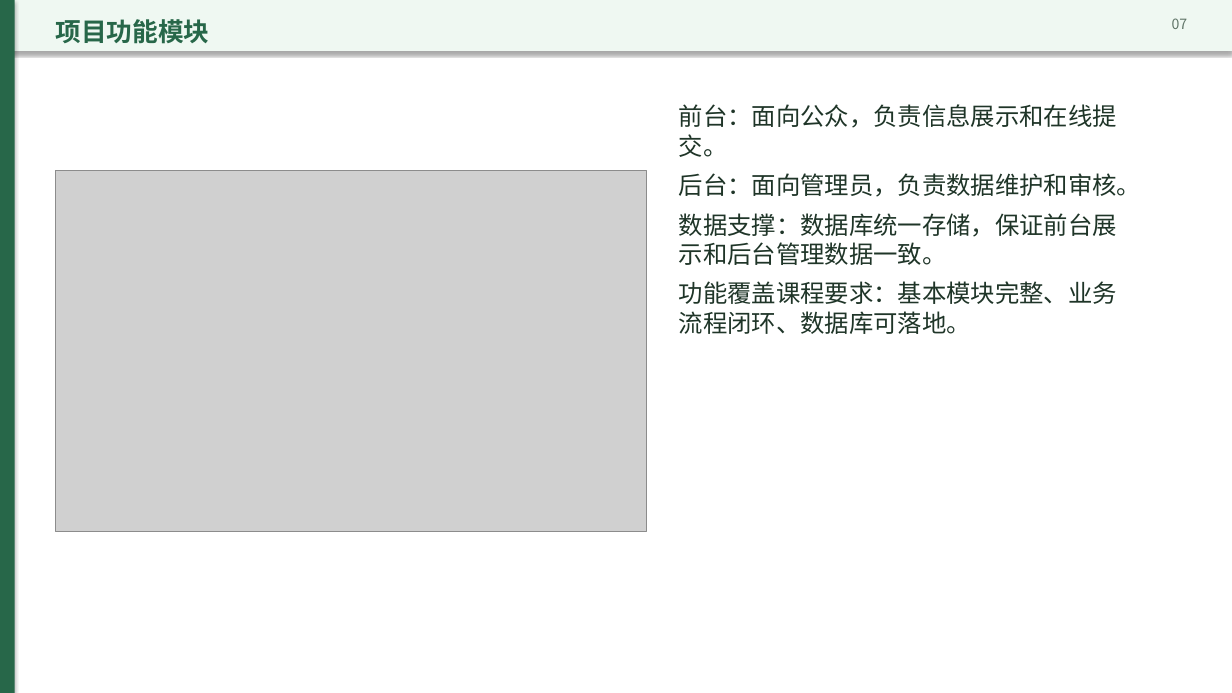
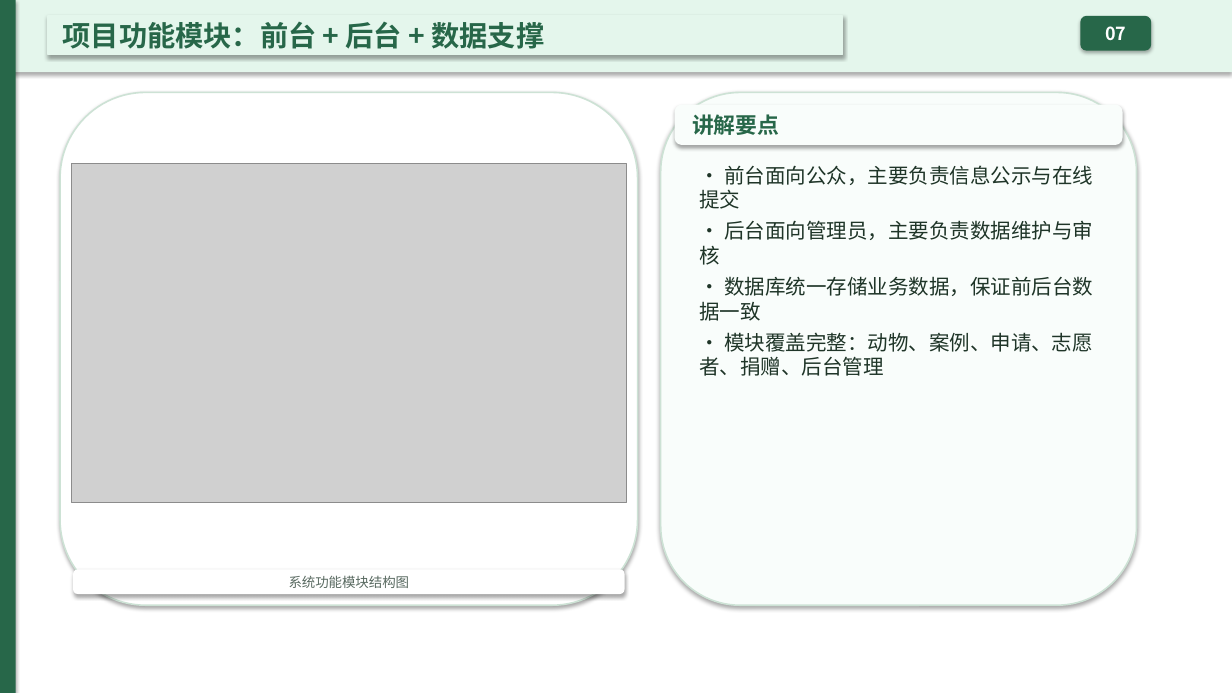
Before and after one commit to OldGuestInBreeze/shixun, a slide deck: slide 8 of stray-animal-rescue-defense.pptx. Drawn at 1232x693 pixels with LibreOffice and Linux fonts; fonts in the diff are those of the drawing; grey boxes stand for pictures. Boxes give left, top, right and bottom in pixels: in the first picture for what was removed or moved away, otherwise in the second. Text is boxed around its words. In the diff, an @@ line names an element or a change of style, - is before the commit and + after.

```diff
--- a/stray-animal-rescue-defense.pptx
+++ b/stray-animal-rescue-defense.pptx
@@ rectangle: place and size @@
-rectangle at (0, 0, 1232, 51)
+rectangle at (0, 0, 1232, 72)
@@ rectangle at (0, 0, 1232, 72): fill #EFF8F2 to #E4F6EC @@
@@ rectangle "项目功能模块：前台 + 后台 + 数据支撑": place and size @@
-rectangle "项目功能模块：前台 + 后台 + 数据支撑" at (55, 19, 209, 44)
+rectangle "项目功能模块：前台 + 后台 + 数据支撑" at (48, 16, 843, 55)
@@ rectangle "项目功能模块：前台 + 后台 + 数据支撑" at (48, 16, 843, 55): vertical alignment top to middle; fill none to #E4F6EC; outline none to #E4F6EC 1.25 pt; shadow on @@
@@ text in rectangle at (63, 22, 545, 49): text changed; size 20 to 22 pt @@
-项目功能模块
+项目功能模块：前台 + 后台 + 数据支撑
@@ rounded rectangle "07": place and size @@
-rounded rectangle "07" at (1172, 18, 1188, 29)
+rounded rectangle "07" at (1081, 17, 1151, 50)
@@ rounded rectangle "07" at (1081, 17, 1151, 50): size 11 to 14 pt, text colour #607568 to #FFFFFF, bold on; alignment right to centre; vertical alignment top to middle; fill none to #276749; outline none to #276749 1.25 pt; shadow on @@
@@ rounded rectangle added at (60, 92, 638, 605), fill #FFFFFF, outline #CDE2D5 1.25 pt @@
@@ rounded rectangle added at (661, 92, 1137, 605), fill #F9FDFB, outline #CDE2D5 1.25 pt @@
@@ rounded rectangle added at (676, 105, 1122, 144), fill #F9FDFB, outline #F9FDFB 1.25 pt, 17 pt, text #276749, bold @@
+讲解要点
@@ picture: place and size @@
-picture at (55, 170, 647, 531)
+picture at (71, 164, 627, 503)
@@ text at (699, 165, 1093, 376): text changed; size 19 to 16 pt @@
-前台：面向公众，负责信息展示和在线提交。
-后台：面向管理员，负责数据维护和审核。
-数据支撑：数据库统一存储，保证前台展示和后台管理数据一致。
-功能覆盖课程要求：基本模块完整、业务流程闭环、数据库可落地。
+• 前台面向公众，主要负责信息公示与在线提交
+• 后台面向管理员，主要负责数据维护与审核
+• 数据库统一存储业务数据，保证前后台数据一致
+• 模块覆盖完整：动物、案例、申请、志愿者、捐赠、后台管理
@@ rounded rectangle added at (74, 570, 624, 593), fill #FFFFFF, outline #FFFFFF 1.25 pt, 10.5 pt, text #586960 @@
+系统功能模块结构图
```
Also in this commit, not shown: 15 other slides changed, 1 other file.
